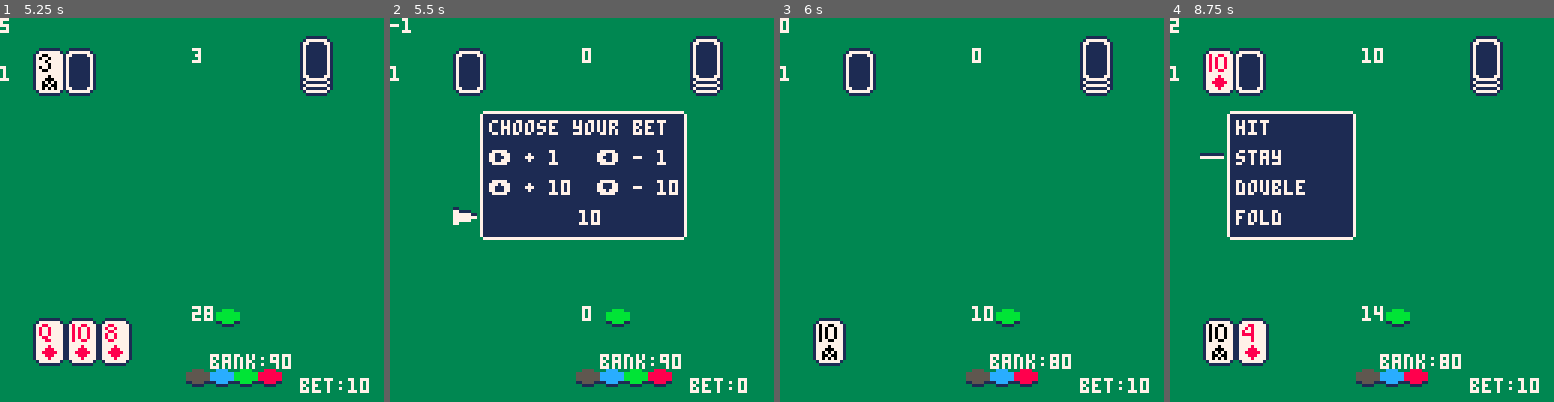
Above: before the commit, frames 1-4 (left to right).
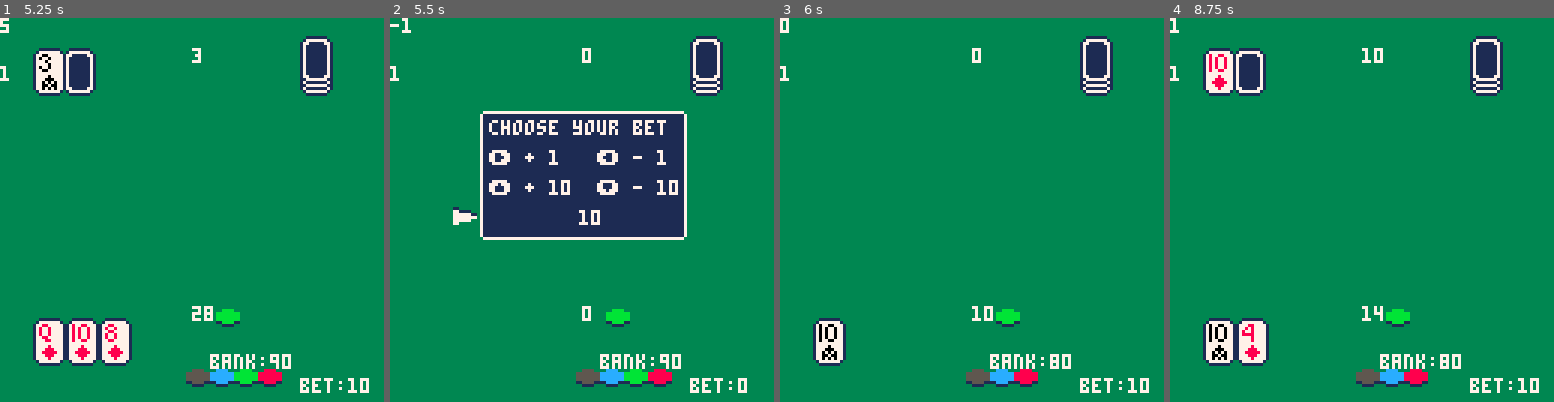
Above: after the commit, the same moments.

Repository: UA-koval/blackjack-pico-8
Game: PICO-8 cartridge blackjack.p8
Same seed, same stepped clock (60 frames per second), same inputs: the game is played once before the commit and once after it.
Inputs:
- Up to frame 1 (5.25 s): tap O (Z key) at 0.7, 1.7, 2.1, 2.5, 2.9, 3.3, 3.7, 4.1, 4.5, 4.9 s; hold Right 1.6-2.1 s; hold Up 2.15-2.42 s; hold Right 2.47-3.03 s; hold Left 3.08-3.58 s; hold Down 3.63-3.97 s; hold Right 4.02-4.68 s; hold Up 4.73-5.03 s; hold Left from 5.08 s (still down)
- Up to frame 2 (5.5 s): keep holding Left; tap O (Z key) at 5.3 s
- Up to frame 3 (6 s): release Left at 5.68 s; tap O (Z key) at 5.7 s; hold Down from 5.73 s (still down)
- Up to frame 4 (8.75 s): release Down at 6.03 s; hold Right 6.08-6.58 s; tap O (Z key) every 0.4 s from 6.1 to 8.5 s; hold Right 6.63-7.13 s; hold Up 7.18-7.45 s; hold Right 7.5-8.07 s; hold Left 8.12-8.62 s; hold Down from 8.67 s (still down)

Frame 1 is identical in both runs. In frame 2, 1.0% of the frame differs, in the area x 16-25%, y 7-21%; in frame 3, 1.0%; in frame 4, 11%, in the area x 0-49%, y 0-58%.

Commit message:
Dev progress, fixed bugs

Diff:
--- a/blackjack.p8
+++ b/blackjack.p8
@@ -5,11 +5,11 @@
 -- by koval
 
 -- todo:
--- - game result ui
 -- - game start ui
 -- - fix game logic bugs:
---  - zero bet
 --  - double non-functioning
+--  - blackjack fails after
+--    second game
 -- - implement split feature
 -- - what is going on with
 --   text after loss?
@@ -58,6 +58,8 @@
 hand = {}
 dealer = {}
 stage=-1
+blackjack=false
+hidden_card=false
 end
 
 function generate_card()
@@ -382,6 +384,7 @@
  if #dealer==1 then
   hit(dealer)
   if count_score(dealer)==21 then
+  	-- tldr
   	-- lose condition
   end
  elseif count_score(dealer) < 17 then
